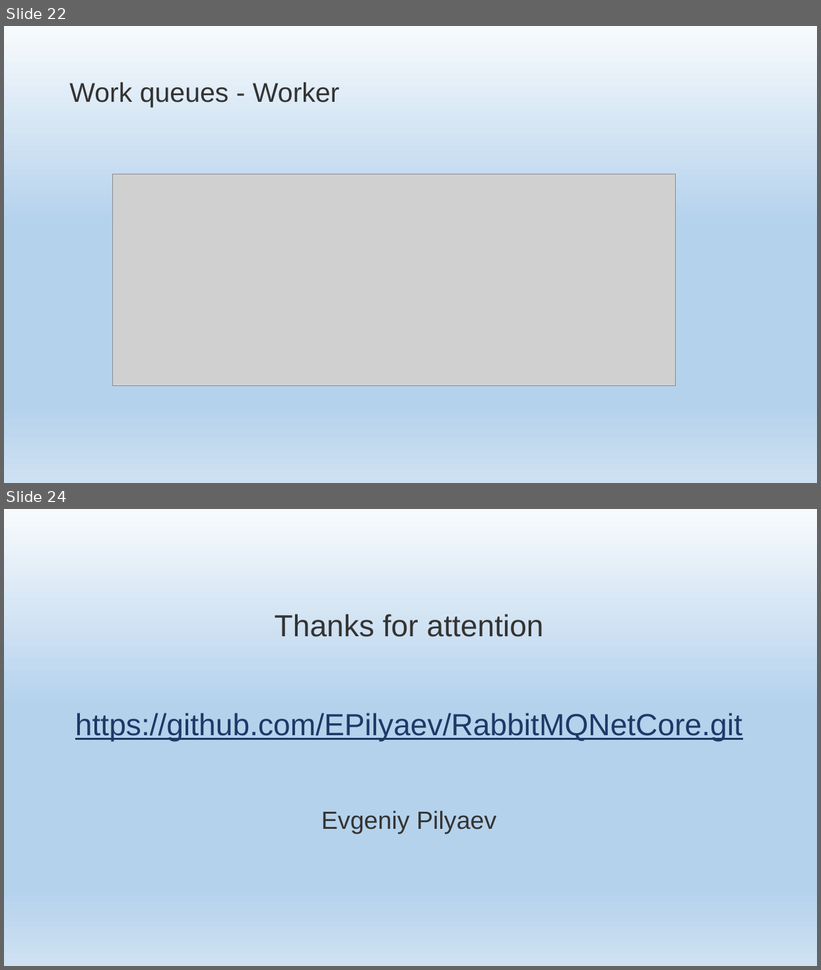
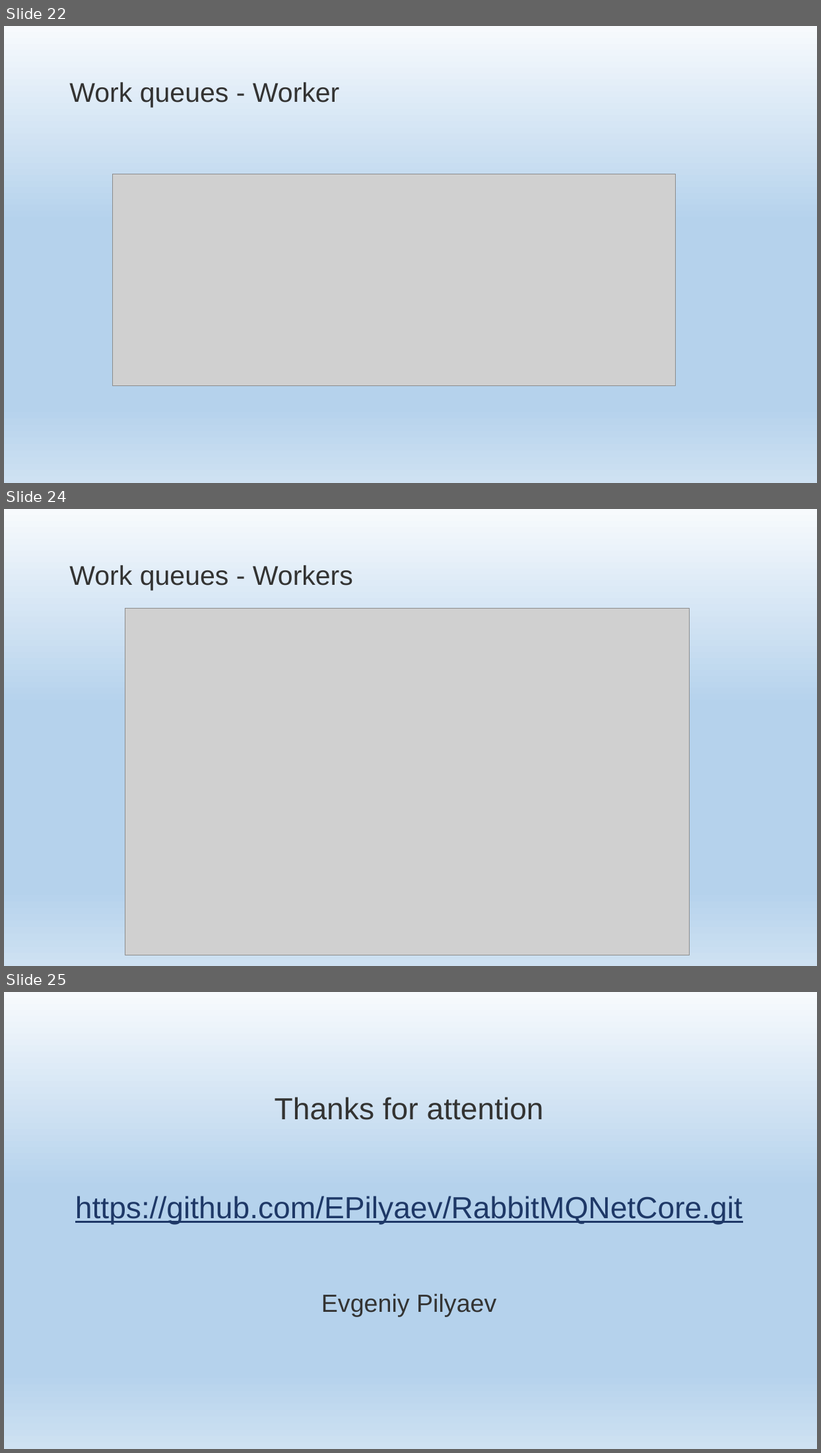
Before and after one commit to EPilyaev/RabbitMQNetCore, a slide deck: RabbitMQNetCore.pptm. Shown one above the other, each under a label of ours: slides 22 and 24 before the commit, slides 22, 24 and 25 after it; the slides between them are not shown. The pictures are 821x970 and 821x1453 pixels, drawn with LibreOffice and Linux fonts; fonts in the diff are those of the drawing; grey boxes stand for pictures; background and template pictures are left out. Boxes give left, top, right and bottom in pixels: in the first picture for what was removed or moved away, otherwise in the second. Text is boxed around its words. In the diff, an @@ line names an element or a change of style, - is before the commit and + after.

Commit message:
Add work queues examples

```diff
--- a/RabbitMQNetCore.pptm
+++ b/RabbitMQNetCore.pptm
@@ slide 24 added at bbox=[4, 509, 817, 966], background gradient #F7FAFD to #B5D2EC to #CEE1F2 @@
@@ title added at bbox=[69, 565, 353, 590], 48 pt, text #333332 @@
+Work queues - Workers
@@ picture added at bbox=[125, 608, 689, 956] @@
@@ what was slide 24 is now slide 25 @@
```
Also in this commit, not shown: 1 slide changed.
